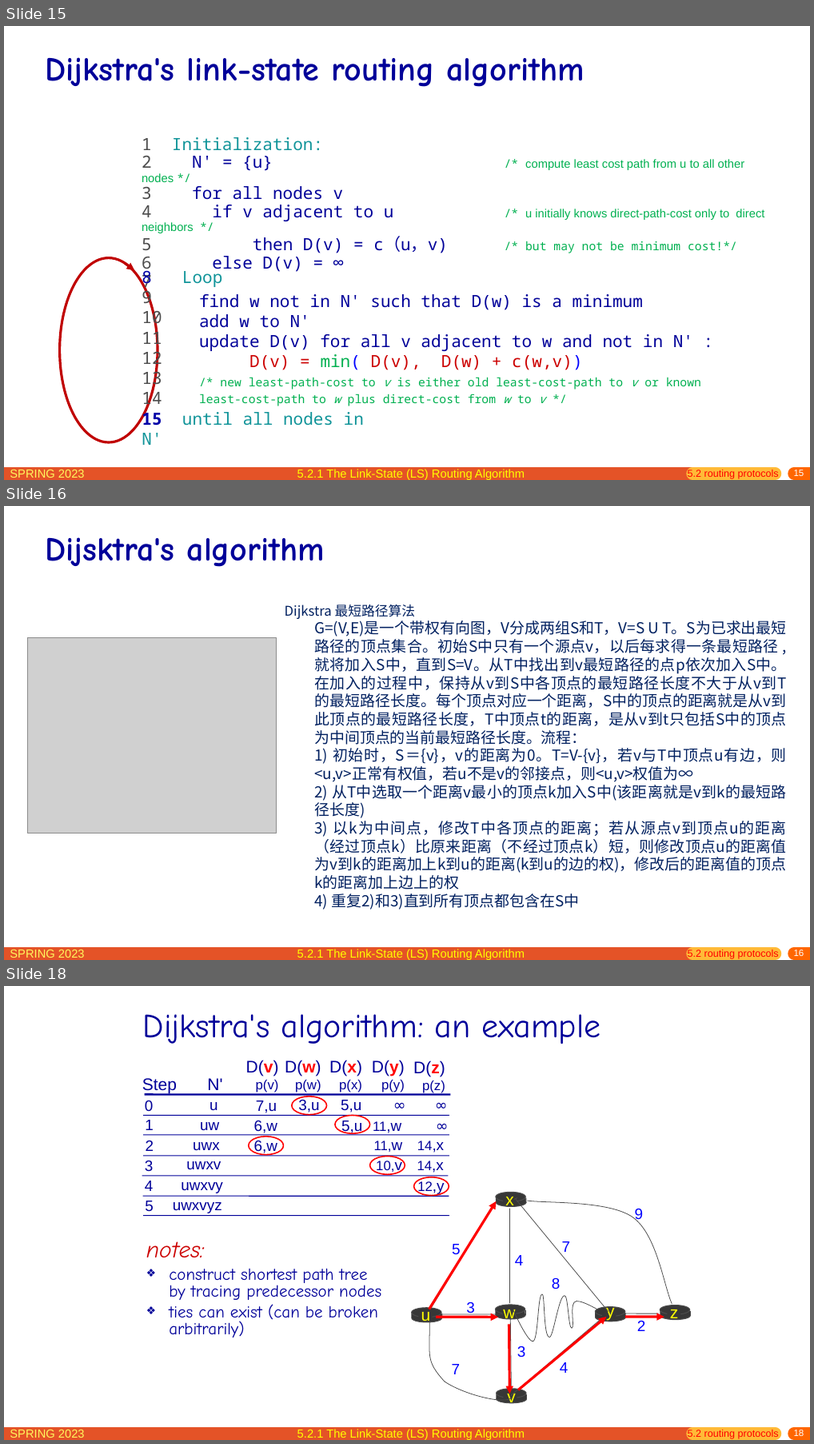
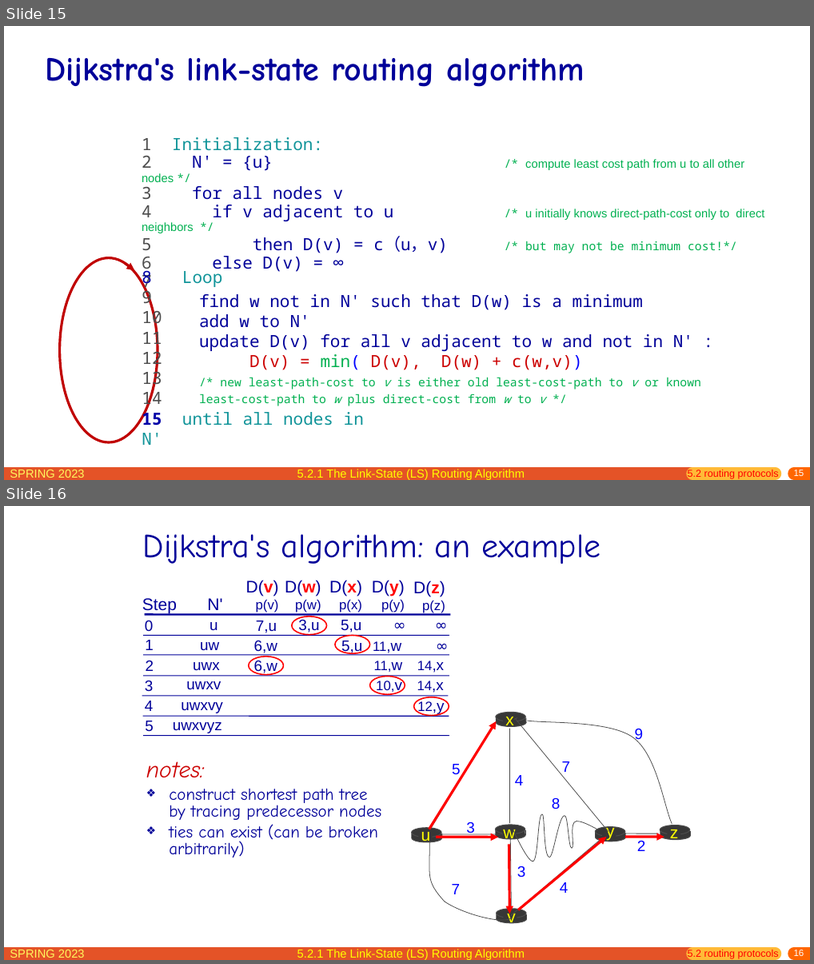
Before and after one commit to network-whu/slides, a slide deck: pptx/chapter5.pptx. Shown one above the other, each under a label of ours: slides 15, 16 and 18 before the commit, slides 15 and 16 after it; the slides between them are not shown. The pictures are 814x1444 and 814x964 pixels, drawn with LibreOffice and Linux fonts; fonts in the diff are those of the drawing; grey boxes stand for pictures. Boxes give left, top, right and bottom in pixels: in the first picture for what was removed or moved away, otherwise in the second. Text is boxed around its words. In the diff, an @@ line names an element or a change of style, - is before the commit and + after.

```diff
--- a/pptx/chapter5.pptx
+++ b/pptx/chapter5.pptx
@@ slide 16 removed at box(4, 506, 810, 960), background #FFFFFF; not listed: 5 template elements that a slide beside it also shows @@
@@ title removed at box(45, 537, 325, 567) @@
-Dijsktra's algorithm
@@ text removed at box(285, 604, 787, 909) @@
-Dijkstra 最短路径算法
-  G=(V,E)是一个带权有向图，V分成两组S和T，V=S U T。S为已求出最短路径的顶点集合。初始S中只有一个源点v，以后每求得一条最短路径 , 就将加入S中，直到S=V。从T中找出到v最短路径的点p依次加入S中。在加入的过程中，保持从v到S中各顶点的最短路径长度不大于从v到T的最短路径长度。每个顶点对应一个距离，S中的顶点的距离就是从v到此顶点的最短路径长度，T中顶点t的距离，是从v到t只包括S中的顶点为中间顶点的当前最短路径长度。流程：
-  1) 初始时，S＝{v}，v的距离为0。T=V-{v}，若v与T中顶点u有边，则<u,v>正常有权值，若u不是v的邻接点，则<u,v>权值为∞
-  2) 从T中选取一个距离v最小的顶点k加入S中(该距离就是v到k的最短路径长度)
-  3) 以k为中间点，修改T中各顶点的距离；若从源点v到顶点u的距离（经过顶点k）比原来距离（不经过顶点k）短，则修改顶点u的距离值为v到k的距离加上k到u的距离(k到u的边的权)，修改后的距离值的顶点k的距离加上边上的权
-  4) 重复2)和3)直到所有顶点都包含在S中
@@ picture removed at box(27, 638, 277, 833) @@
@@ text removed at box(298, 948, 525, 960) @@
-5.2.1 The Link-State (LS) Routing Algorithm
@@ text removed at box(688, 949, 779, 960) @@
-5.2 routing protocols
@@ what was slide 18 is now slide 16 @@
@@ page number at box(794, 949, 805, 956): text changed @@
-18
+16
```
Also in this commit, not shown: 3 slides changed, 1 other slide removed, 1 other file.
